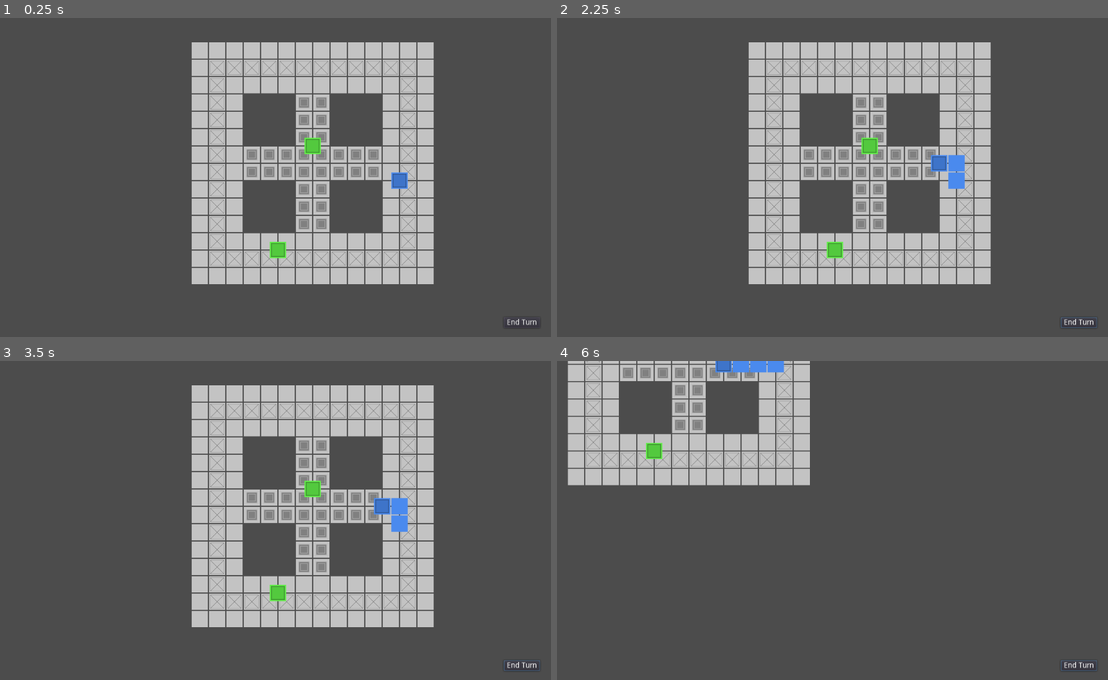
Above: before the commit, frames 1-4 (two rows, left to right).
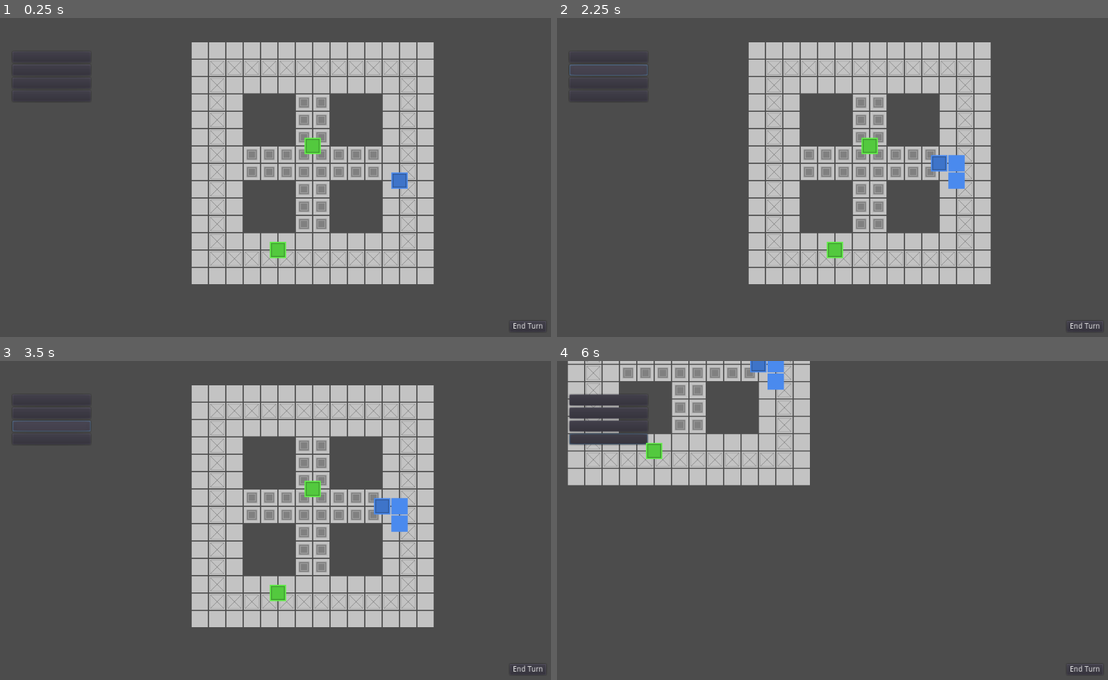
Above: after the commit, the same moments.

Repository: Henelik/HackGame
Game: Godot game, scene res://test.tscn
Same seed, same stepped clock (60 frames per second), same inputs: the game is played once before the commit and once after it.
Inputs (mouse positions are in pixels of both pictures, inside the frame that each line leads up to):
- Up to frame 1 (0.25 s): no input
- Up to frame 2 (2.25 s): click "End Turn" at 0.5 s; click (606, 56) at 1.27 s; click (606, 69) at 2.02 s
- Up to frame 3 (3.5 s): click (49, 424) at 2.77 s
- Up to frame 4 (6 s): click (606, 437) at 3.52 s; tap Enter at 4.25 s; move the mouse to (871, 488) at 4.27 s; hold Right (ui_right) 4.28-5.03 s; click (871, 488) at 4.42 s; move the mouse to (700, 593) at 5.02 s; hold Down (ui_down) 5.03-5.78 s; click (700, 593) at 5.17 s; move the mouse to (760, 370) at 5.77 s; hold Right (ui_right) from 5.78 s (still down); click (760, 370) at 5.92 s

The runs differ from the first frame. In frame 1, less than 0.1% of the frame differs, in the area x 92-99%, y 94-98%; in frame 2, 0.2%; in frame 3, 0.1%; in frame 4, 2.1%, in the area x 2-99%, y 0-98%.

Commit message:
Added ability buttons

Diff:
--- a/Databattle/DatabattleCamera.tscn
+++ b/Databattle/DatabattleCamera.tscn
@@ -1,7 +1,6 @@
 [gd_scene load_steps=2 format=2]
 
 [ext_resource path="res://Scripts/CameraController.gd" type="Script" id=1]
-
 
 [node name="CamControl" type="KinematicBody2D"]
 collision_layer = 0
@@ -16,10 +15,40 @@
 drag_margin_right = 0.0
 drag_margin_bottom = 0.0
 
-[node name="EndTurnButton" type="Button" parent="."]
-margin_left = 415.791
-margin_top = 251.58
-margin_right = 479.791
-margin_bottom = 271.58
+[node name="EndTurnButton" type="Button" parent="Camera2D"]
+margin_left = 427.37
+margin_top = 258.948
+margin_right = 494.37
+margin_bottom = 278.948
 text = "End Turn"
-[connection signal="pressed" from="EndTurnButton" to="." method="_on_EndTurnButton_pressed"]
+
+[node name="Container" type="GridContainer" parent="Camera2D"]
+margin_left = -488.895
+margin_top = -238.263
+margin_right = -344.895
+margin_bottom = 149.737
+
+[node name="ActionButton1" type="Button" parent="Camera2D/Container"]
+margin_right = 144.0
+margin_bottom = 20.0
+size_flags_horizontal = 3
+
+[node name="ActionButton2" type="Button" parent="Camera2D/Container"]
+margin_top = 24.0
+margin_right = 144.0
+margin_bottom = 44.0
+size_flags_horizontal = 3
+
+[node name="ActionButton3" type="Button" parent="Camera2D/Container"]
+margin_top = 48.0
+margin_right = 144.0
+margin_bottom = 68.0
+size_flags_horizontal = 3
+
+[node name="ActionButton4" type="Button" parent="Camera2D/Container"]
+margin_top = 72.0
+margin_right = 144.0
+margin_bottom = 92.0
+size_flags_horizontal = 3
+
+[connection signal="pressed" from="Camera2D/EndTurnButton" to="." method="_on_EndTurnButton_pressed"]
--- a/Databattle/ProgramHead.tscn
+++ b/Databattle/ProgramHead.tscn
@@ -8,7 +8,6 @@
 [node name="ProgramHead" type="Area2D"]
 z_index = 1
 script = ExtResource( 1 )
-levelRef = NodePath("../TileMap")
 movesPerTurn = 3
 maxSize = 2
 progName = "Pick"
--- a/Scripts/cameraController.gd
+++ b/Scripts/cameraController.gd
@@ -11,9 +11,10 @@
 
 # Called when the node enters the scene tree for the first time.
 func _ready():
-	currentPlayer = 0
+	currentPlayer = -1
 	bMap = get_node("../BattleMap")
 	_populateProgArray()
+	_nextTurn()
 
 func _populateProgArray():
 	var progList = get_tree().get_nodes_in_group("Programs")
--- a/Scripts/programHead.gd
+++ b/Scripts/programHead.gd
@@ -1,14 +1,15 @@
 extends Area2D
 
 # Declare member variables here.
-export(NodePath) var levelRef
-export(int) var movesPerTurn
-export(int) var apPerTurn
-export(int) var maxSize
+export(int) var movesPerTurn = 2
+export(int) var apPerTurn = 1
+export(int) var maxSize = 3
 export(String) var progName
 export(Color) var col
 export(int) var owningPlayerId
+export(Array, String) var abilityRefs
 
+var levelRef = "../BattleMap"
 var tileX
 var tileY
 var moveGizmos = []
@@ -17,6 +18,8 @@
 var selected
 var tailSectors = []
 var tailScn = load("res://Databattle/TailSector.tscn")
+var abilities = []
+var turnEnded = false # true if this program has ended its turn
 
 # Called when the node enters the scene tree for the first time.
 func _ready():
@@ -26,9 +29,13 @@
 	position.y = tileY*32
 	selected = false
 	$Sprite.modulate = col
-	newTurn()
+	for a in abilityRefs: # load and instantiate the ability nodes from the references
+		abilities.append(load(a).instance())
 
 func _select():
+	if turnEnded == true:
+		_passiveSelect()
+		return
 	var cam = get_node("../CamControl")
 	if cam.selectedProgram != null:
 		cam.selectedProgram._deselect()
@@ -57,7 +64,7 @@
 	moveGizmos = []
 
 func _passiveSelect(): # the current player doesn't control this program
-	pass
+	print("Passive selecting " + progName)
 
 func _addTailSector(x, y):
 	for t in tailSectors: # If there is already a tail sector here
--- a/test.tscn
+++ b/test.tscn
@@ -12,7 +12,6 @@
 "Programs",
 ] instance=ExtResource( 2 )]
 position = Vector2( 62.7798, -66.2736 )
-levelRef = NodePath("../BattleMap")
 movesPerTurn = 5
 maxSize = 4
 
@@ -20,7 +19,6 @@
 "Programs",
 ] instance=ExtResource( 2 )]
 position = Vector2( 0.0796509, 127.527 )
-levelRef = NodePath("../BattleMap")
 movesPerTurn = 5
 maxSize = 4
 
@@ -28,7 +26,6 @@
 "Programs",
 ] instance=ExtResource( 2 )]
 position = Vector2( 227.83, -0.0235291 )
-levelRef = NodePath("../BattleMap")
 movesPerTurn = 2
 maxSize = 3
 progName = "Hack"
